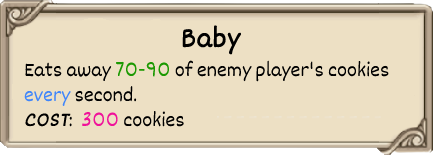
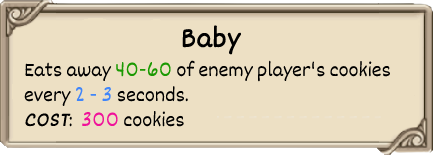
Layered file, before and after one edit (433x155). Changes by layer:
renamed "Eats away 70-90 of enemy player'" to "Eats away 40-60 of enemy player'", painted on it over [24, 60, 390, 106]
